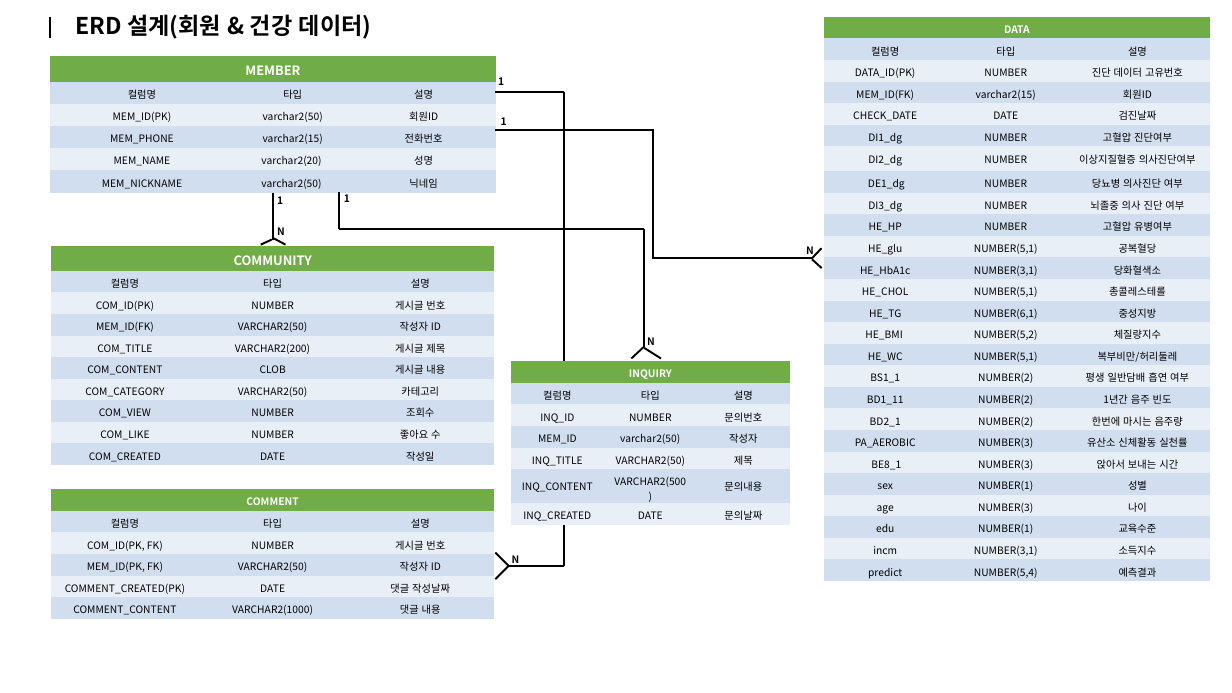
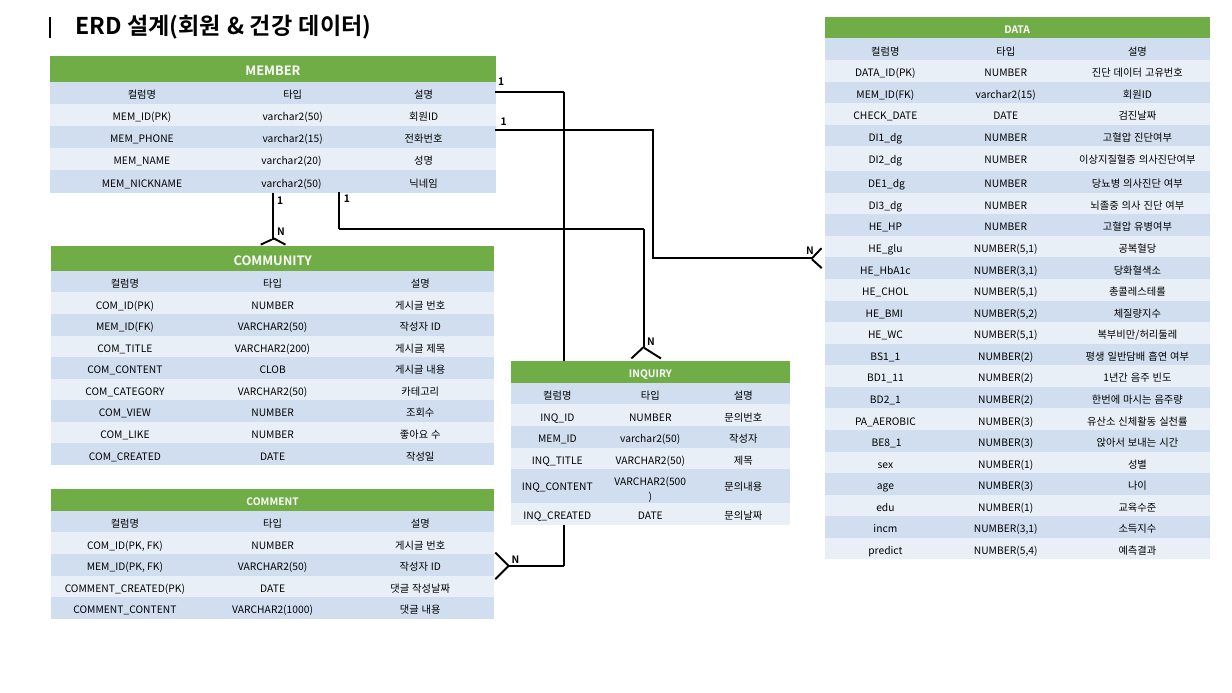
Before and after one commit to seongjun5517/PKNU_Project2, a slide deck: slide 1 of Project2_1/DB산출물/05_ERD.pptx. Drawn at 1232x693 pixels with LibreOffice and Linux fonts; fonts in the diff are those of the drawing. Boxes give left, top, right and bottom in pixels: in the first picture for what was removed or moved away, otherwise in the second. Text is boxed around its words. In the diff, an @@ line names an element or a change of style, - is before the commit and + after.

```diff
--- a/Project2_1/DB산출물/05_ERD.pptx
+++ b/Project2_1/DB산출물/05_ERD.pptx
@@ table at [825, 17, 1210, 568] @@
-row 14: HE_TG | NUMBER(6,1) | 중성지방
```
Also in this commit, not shown: 11 other files.
